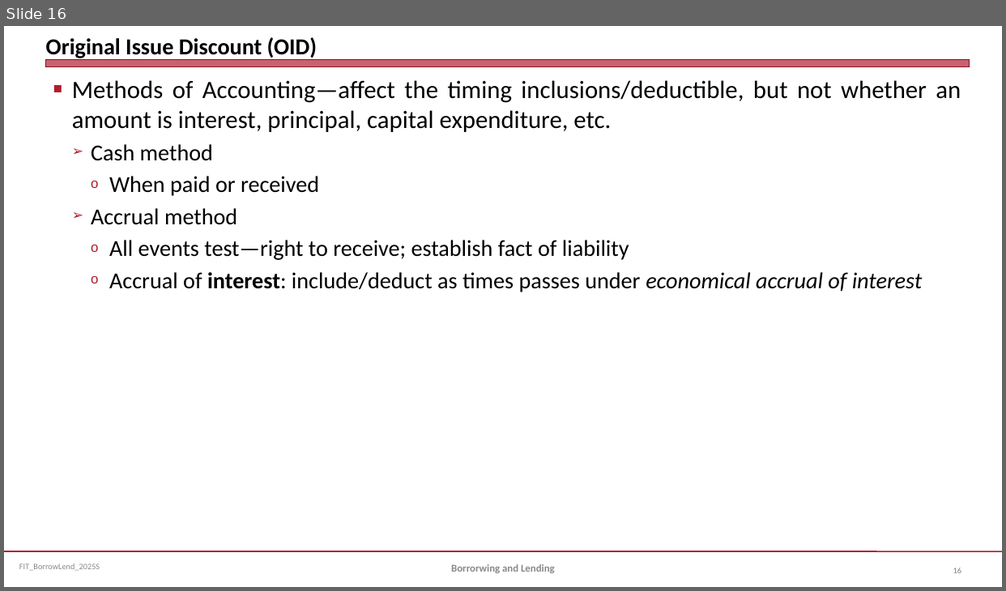
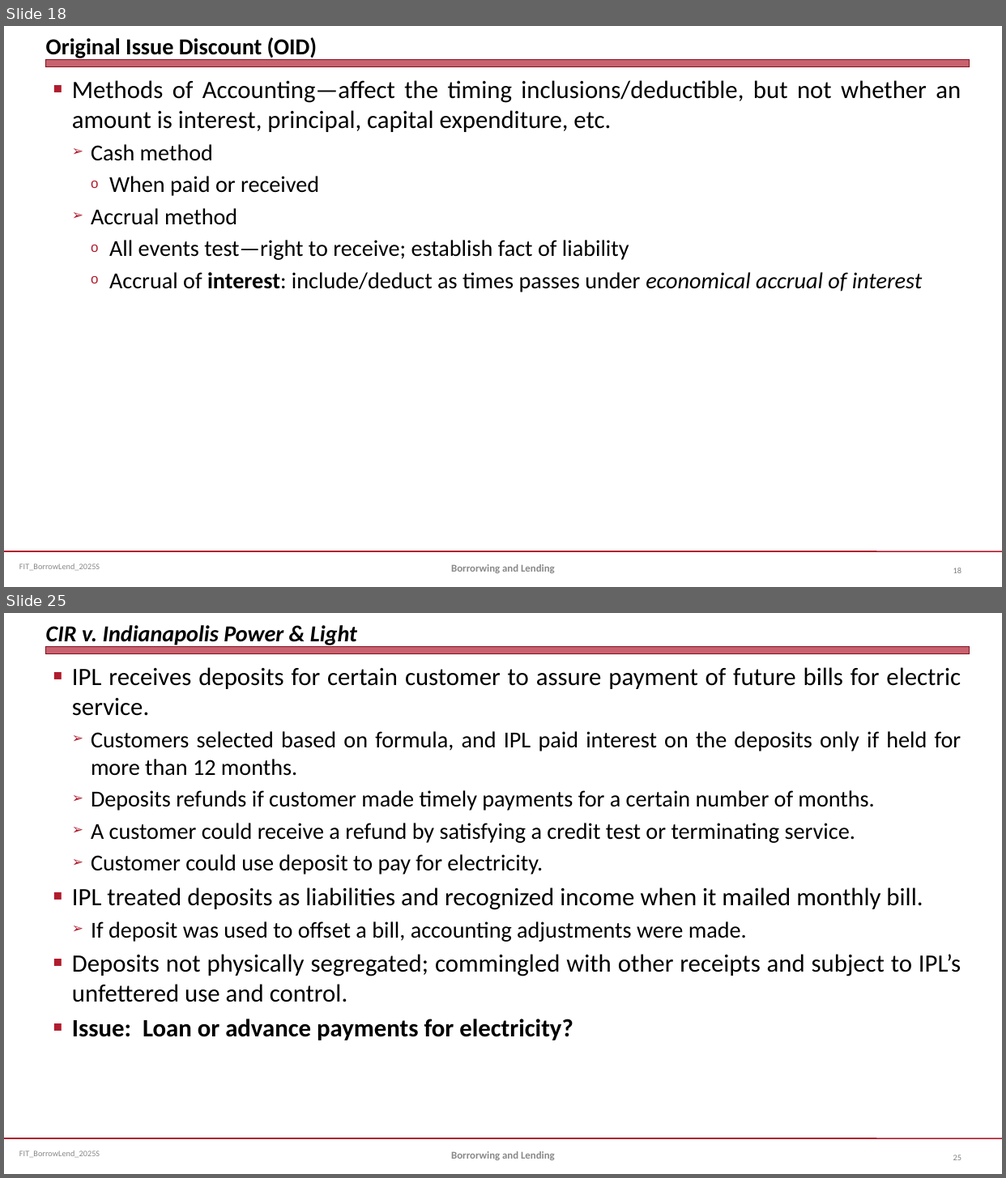
Before and after one commit to jmc877/Fed-Income-Tax, a slide deck: slides/FIT_BorrowLend_2025S.pptx. Shown one above the other, each under a label of ours: slide 16 before the commit, slides 18 and 25 after it; the slides between them are not shown. The pictures are 1006x591 and 1006x1178 pixels, drawn with LibreOffice and Linux fonts; fonts in the diff are those of the drawing. Boxes give left, top, right and bottom in pixels: in the first picture for what was removed or moved away, otherwise in the second. Text is boxed around its words. In the diff, an @@ line names an element or a change of style, - is before the commit and + after.

```diff
--- a/slides/FIT_BorrowLend_2025S.pptx
+++ b/slides/FIT_BorrowLend_2025S.pptx
@@ slide 25 added at (x1=4, y1=613, x2=1002, y2=1174), background #FFFFFF; not listed: 3 template elements that a slide beside it also shows @@
@@ title added at (x1=46, y1=625, x2=357, y2=647), 22 pt, text #000000, bold, italic @@
+CIR v. Indianapolis Power & Light
@@ text added at (x1=72, y1=667, x2=961, y2=1041), 22 pt, text #000000 @@
+■ IPL receives deposits for certain customer to assure payment of future bills for electric service.
+  ➢ Customers selected based on formula, and IPL paid interest on the deposits only if held for more than 12 months.
+  ➢ Deposits refunds if customer made timely payments for a certain number of months.
+  ➢ A customer could receive a refund by satisfying a credit test or terminating service.
+  ➢ Customer could use deposit to pay for electricity.
+■ IPL treated deposits as liabilities and recognized income when it mailed monthly bill.
+  ➢ If deposit was used to offset a bill, accounting adjustments were made.
+■ Deposits not physically segregated; commingled with other receipts and subject to IPL’s unfettered use and control.
+■ Issue: Loan or advance payments for electricity?
@@ text added at (x1=451, y1=1152, x2=555, y2=1161), 10 pt, text #898989, bold @@
+Borrorwing and Lending
@@ page number added at (x1=953, y1=1155, x2=961, y2=1161), 8 pt, text #808080 @@
+25
@@ what was slide 16 is now slide 18 @@
```
Also in this commit, not shown: 2 slides changed, 8 other slides added, 5 other files.
